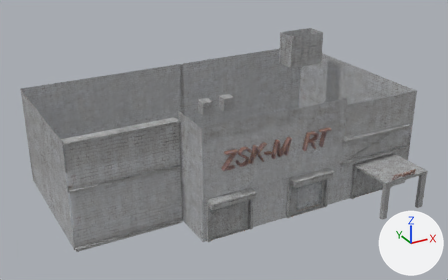
The FBX model TrashSoup/TrashSoup/TrashSoupContent/Models/Enviro/Buildings/zskmart.FBX: old version first, new version second.
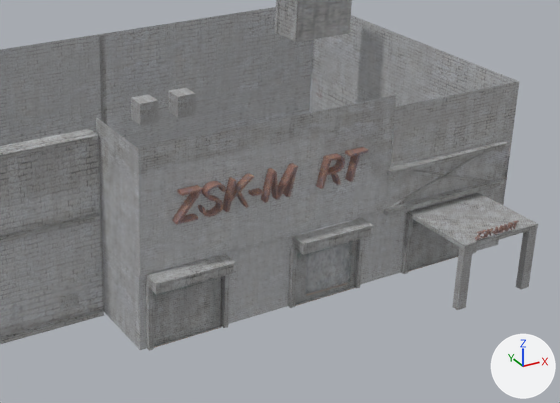
Each version is shown whole from a 50 mm lens placed at (-0.0875, -0.1365, 0.0883), pointed at (-0.0083, 0.0076, 0.0162), then close up on the part from 28% to 98% of the width and 16% to 97% of the height. Every picture has the same lights, and +X, +Y and +Z are marked at lower right. Where no turn or scale is listed for an object, it has been applied to the vertices. Vertices at the same position are counted once.

In view in the first close-up: 'Line02', 'Text002'.
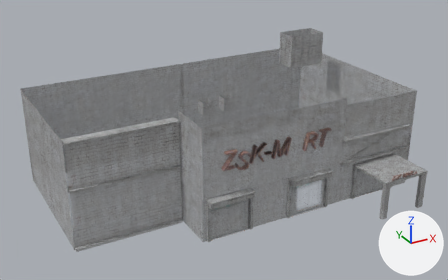
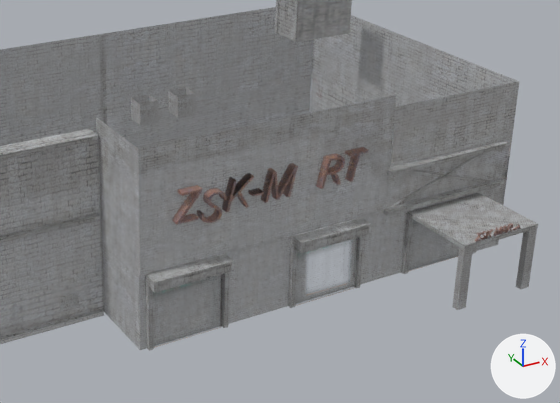
What differs and where, as boxes (x1, y1, x2, y2) in the close-ups (560 x 403 px):
'Text002', reshaped: before (172, 147, 519, 240); after (172, 147, 521, 242)
part 1 of me_mesh, cut back: before (132, 88, 440, 346); after (145, 218, 371, 293)
part 2 of me_mesh_001, rebuilt (7% wider): before (198, 181, 226, 217); after (197, 188, 227, 223)
part 3 of me_mesh_001, rebuilt: before (494, 225, 503, 235); after (494, 226, 503, 236)
part 4 of me_mesh_001, rebuilt: before (486, 228, 493, 237); after (486, 229, 493, 238)
part 5 of me_mesh_001, rebuilt: before (475, 231, 482, 240); after (475, 232, 482, 242)
part 6 of me_mesh_001, cut back: before (480, 222, 514, 238); after (480, 224, 513, 240)

Diff of the bpy script that builds the scene:
```diff
--- a/TrashSoup/TrashSoup/TrashSoupContent/Models/Enviro/Buildings/zskmart.FBX.py
+++ b/TrashSoup/TrashSoup/TrashSoupContent/Models/Enviro/Buildings/zskmart.FBX.py
@@ me_mesh @@
 # used by ob_line02; location = (-0.0064, 0.0081, 0.0192)
-me_mesh.from_pydata(...)  # 267 vertices, 382 faces; spans x -0.0501..0.0501, y -0.0354..0.0354, z -0.0203..0.0203
+me_mesh.from_pydata(...)  # 266 vertices, 292 faces; spans x -0.0501..0.0501, y -0.0354..0.0354, z -0.0203..0.0203
+# me_mesh part 1
+# 1 vertex is removed from x 0.0242, y -0.0096, z 0.0099
+# 86 faces are deleted
+# 16 vertices in x -0.0187..0.0195, y -0.0249..-0.0219, z -0.0094..-0.0076 move by (0.0, 0.0005, 0.0)
 me_mesh.materials.append(mat_07___default)
@@ me_mesh_001 @@
 # used by ob_text002; location = (-0.0044, -0.0138, 0.0192)
-me_mesh_001.from_pydata(...)  # 1166 vertices, 2284 faces; spans x -0.0165..0.0377, y -0.0134..0.0, z -0.0085..0.0048
+me_mesh_001.from_pydata(...)  # 474 vertices, 689 faces; spans x -0.0165..0.0383, y -0.0134..0.0, z -0.0087..0.0047
+# me_mesh_001 part 2: the loose piece of 284 vertices spanning x -0.0124..-0.0086, y -0.0016..0.0, z -0.0001..0.0048 is rebuilt with 80 vertices and now spans x -0.0125..-0.0085, y -0.0016..0.0, z -0.0012..0.0037
+# me_mesh_001 part 3: the loose piece of 34 vertices spanning x 0.0329..0.0343, y -0.0134..-0.013, z -0.0085..-0.0072 is rebuilt with 26 vertices and now spans x 0.0329..0.0343, y -0.0134..-0.013, z -0.0087..-0.0075
+# me_mesh_001 part 4: the loose piece of 24 vertices spanning x 0.0312..0.0324, y -0.0134..-0.013, z -0.0085..-0.0072 is rebuilt with 24 vertices and now spans x 0.0312..0.0324, y -0.0134..-0.013, z -0.0087..-0.0075
+# me_mesh_001 part 5: the loose piece of 20 vertices spanning x 0.0291..0.0301, y -0.0134..-0.013, z -0.0085..-0.0072 is rebuilt with 20 vertices and now spans x 0.0291..0.0301, y -0.0134..-0.013, z -0.0087..-0.0075
+# me_mesh_001 part 6: 18 vertices moved within x 0.0303..0.0364, y -0.0134..-0.013, z -0.0085..-0.0075; 426 vertices removed from x 0.0302..0.0366, y -0.0134..-0.013, z -0.0085..-0.0072; 74 vertices added at x 0.0302..0.0366, y -0.0134..-0.013, z -0.0087..-0.0074
 me_mesh_001.materials.append(mat_14___default)
```
